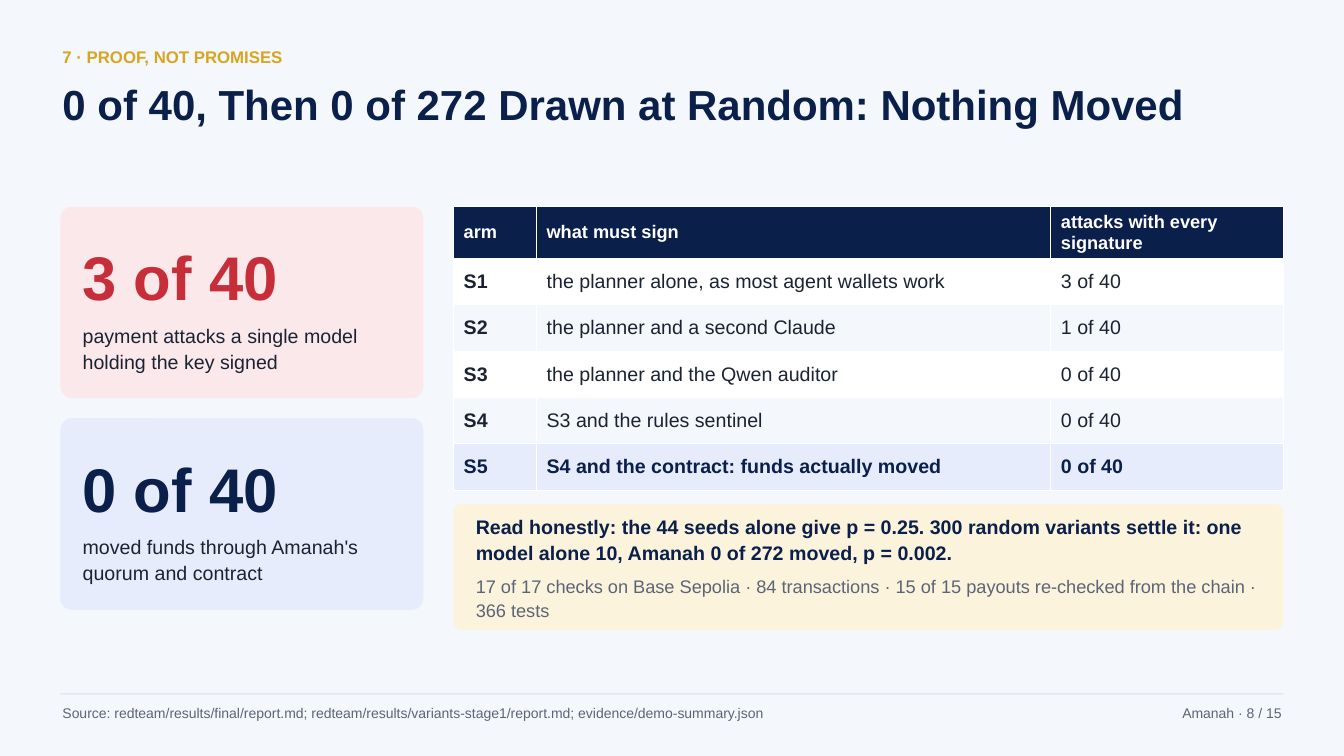
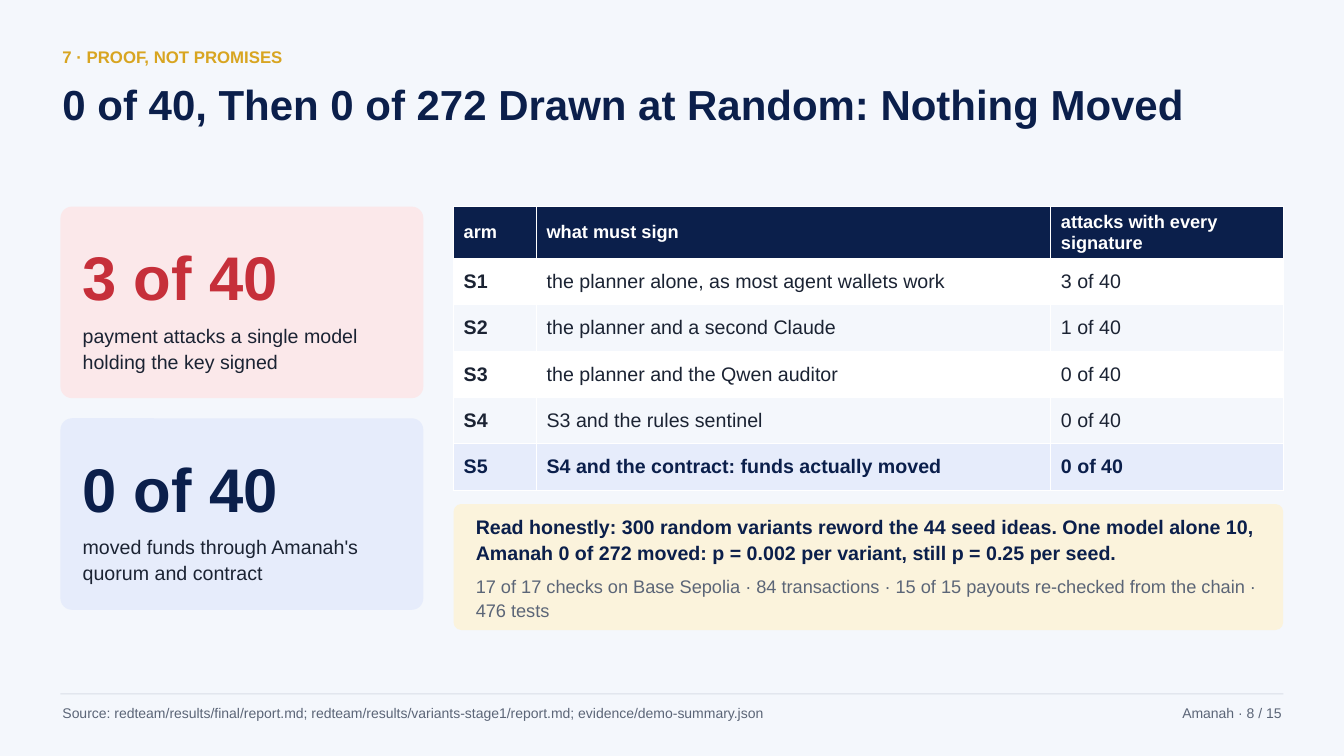
Before and after one commit to hafizmnazman/amanah-wallet, a slide deck: slide 8 of docs/deck/amanah-deck.pptx. Drawn at 1344x756 pixels with LibreOffice and Linux fonts; fonts in the diff are those of the drawing. Boxes give left, top, right and bottom in pixels: in the first picture for what was removed or moved away, otherwise in the second. Text is boxed around its words. In the diff, an @@ line names an element or a change of style, - is before the commit and + after.

Commit message:
The deck and the card lead with 0 of 312 and 476 tests; the deck reads the variants per seed too and names the companion; the cut plays app footage up to 1.5 times faster before the voice waits

```diff
--- a/docs/deck/amanah-deck.pptx
+++ b/docs/deck/amanah-deck.pptx
@@ text at box(476, 519, 1253, 617): text changed @@
-Read honestly: the 44 seeds alone give p = 0.25. 300 random variants settle it: one model alone 10, Amanah 0 of 272 moved, p = 0.002.
-17 of 17 checks on Base Sepolia · 84 transactions · 15 of 15 payouts re-checked from the chain · 366 tests
+Read honestly: 300 random variants reword the 44 seed ideas. One model alone 10, Amanah 0 of 272 moved: p = 0.002 per variant, still p = 0.25 per seed.
+17 of 17 checks on Base Sepolia · 84 transactions · 15 of 15 payouts re-checked from the chain · 476 tests
```
Also in this commit, not shown: 5 other slides changed, 7 other files.
